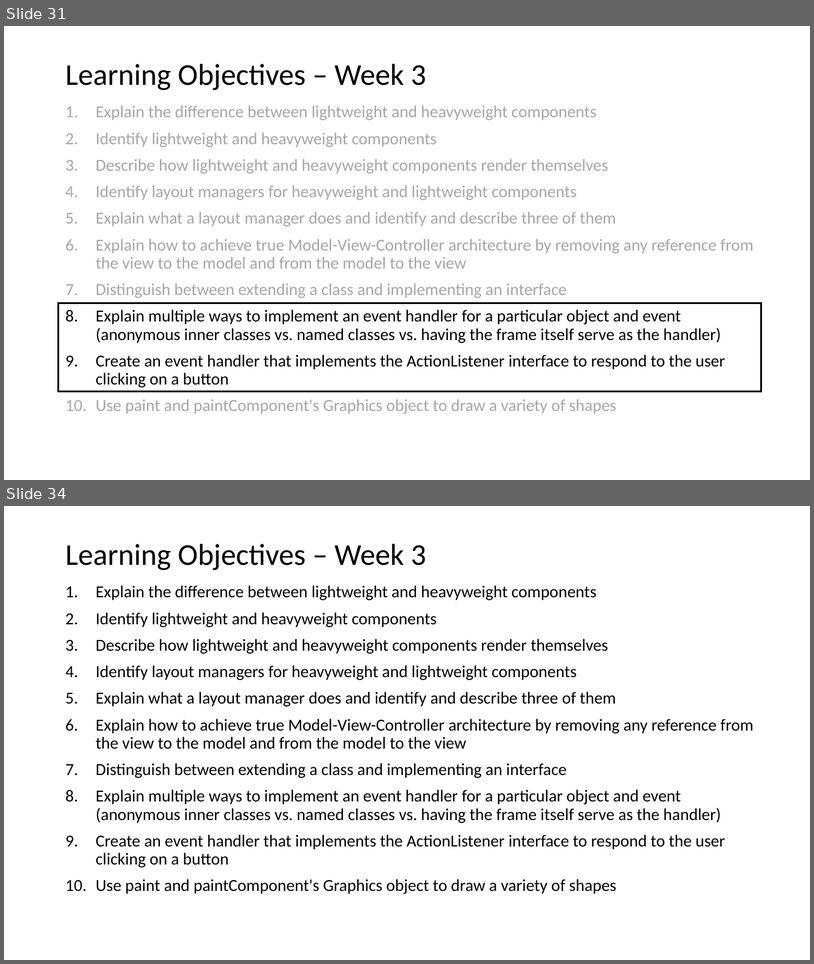
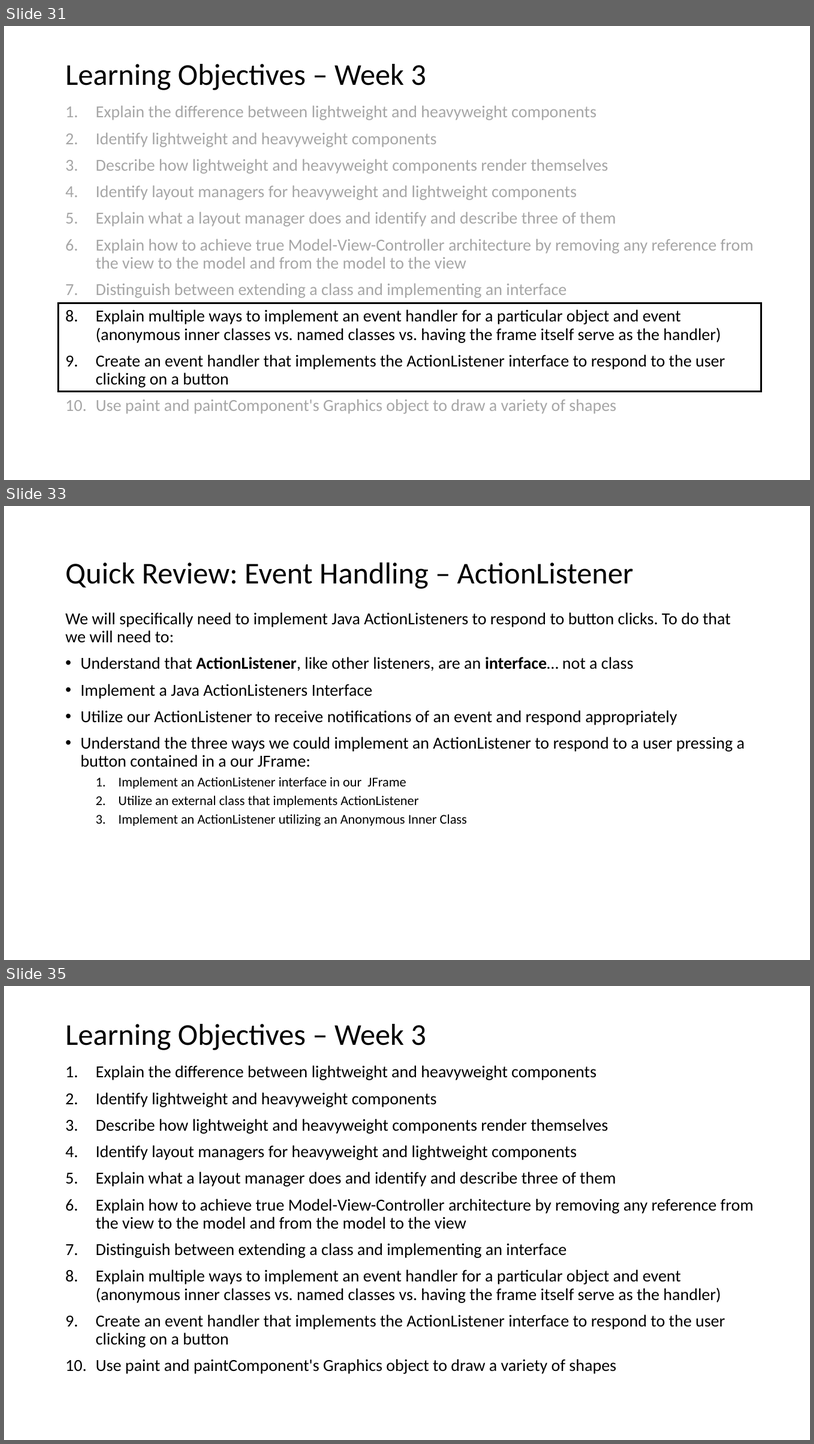
Before and after one commit to EricJPogue/www-epogue-info, a slide deck: CPSC-24500/Week03/2017SpringW03Slides.pptx. Shown one above the other, each under a label of ours: slides 31 and 34 before the commit, slides 31, 33 and 35 after it; the slides between them are not shown. The pictures are 814x964 and 814x1444 pixels, drawn with LibreOffice and Linux fonts; fonts in the diff are those of the drawing. Boxes give left, top, right and bottom in pixels: in the first picture for what was removed or moved away, otherwise in the second. Text is boxed around its words. In the diff, an @@ line names an element or a change of style, - is before the commit and + after.

Commit message:
Add ActionListener video.

```diff
--- a/CPSC-24500/Week03/2017SpringW03Slides.pptx
+++ b/CPSC-24500/Week03/2017SpringW03Slides.pptx
@@ slide 33 added at bbox=[4, 506, 810, 960], background #FFFFFF @@
@@ title added at bbox=[65, 562, 634, 589], 36 pt, text #000000 @@
+Quick Review: Event Handling – ActionListener
@@ text added at bbox=[65, 612, 745, 826], 20 pt, text #000000 @@
+We will specifically need to implement Java ActionListeners to respond to button clicks. To do that we will need to:
+• Understand that ActionListener, like other listeners, are an interface… not a class
+• Implement a Java ActionListeners Interface
+• Utilize our ActionListener to receive notifications of an event and respond appropriately
+• Understand the three ways we could implement an ActionListener to respond to a user pressing a button contained in a our JFrame:
+  1. Implement an ActionListener interface in our JFrame
+  2. Utilize an external class that implements ActionListener
+  3. Implement an ActionListener utilizing an Anonymous Inner Class
@@ what was slide 34 is now slide 35 @@
```
Also in this commit, not shown: 1 slide changed, 2 other slides added, 2 slides removed, 8 other files.
